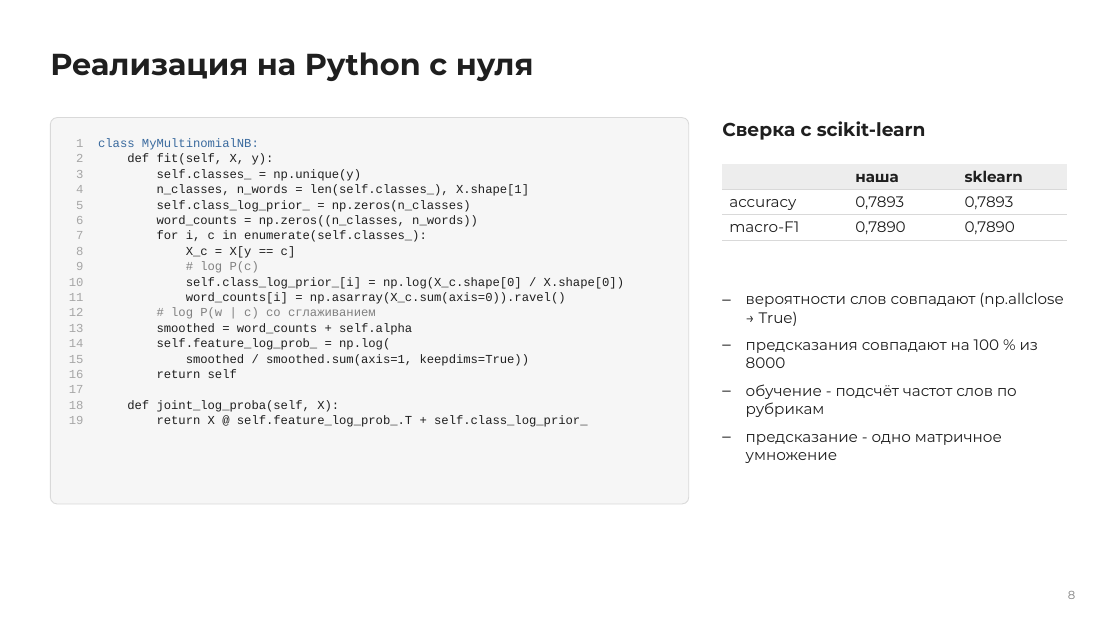
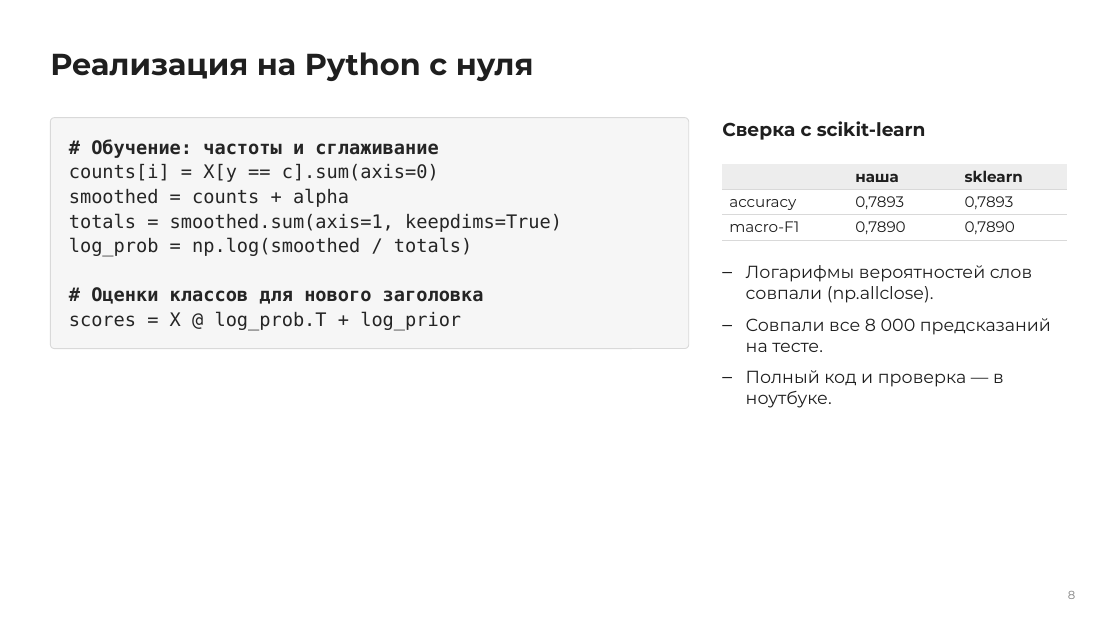
Before and after one commit to Graukern/ml-basics-naive-bayes, a slide deck: slide 8 of Наивный байесовский классификатор.pptx. Drawn at 1120x630 pixels with LibreOffice and Linux fonts; fonts in the diff are those of the drawing. Boxes give left, top, right and bottom in pixels: in the first picture for what was removed or moved away, otherwise in the second. Text is boxed around its words. In the diff, an @@ line names an element or a change of style, - is before the commit and + after.

Commit message:
docs: refine naive Bayes presentation and align benchmark chart

```diff
--- a/Наивный байесовский классификатор.pptx
+++ b/Наивный байесовский классификатор.pptx
@@ rounded rectangle: place and size @@
-rounded rectangle at box(50, 118, 689, 504)
+rounded rectangle at box(50, 118, 689, 349)
@@ text at box(69, 139, 562, 331): text changed; size 10.5 to 16 pt; font Courier New to DejaVu Sans Mono; text colour #1F1F1F to #252525 @@
-1 class MyMultinomialNB:
-2 def fit(self, X, y):
-3 self.classes_ = np.unique(y)
-4 n_classes, n_words = len(self.classes_), X.shape[1]
-5 self.class_log_prior_ = np.zeros(n_classes)
-6 word_counts = np.zeros((n_classes, n_words))
-7 for i, c in enumerate(self.classes_):
-8 X_c = X[y == c]
-9 # log P(c)
-10 self.class_log_prior_[i] = np.log(X_c.shape[0] / X.shape[0])
-11 word_counts[i] = np.asarray(X_c.sum(axis=0)).ravel()
-12 # log P(w | c) со сглаживанием
-13 smoothed = word_counts + self.alpha
-14 self.feature_log_prob_ = np.log(
-15 smoothed / smoothed.sum(axis=1, keepdims=True))
-16 return self
-17
-18 def joint_log_proba(self, X):
-19 return X @ self.feature_log_prob_.T + self.class_log_prior_
+# Обучение: частоты и сглаживание
+counts[i] = X[y == c].sum(axis=0)
+smoothed = counts + alpha
+totals = smoothed.sum(axis=1, keepdims=True)
+log_prob = np.log(smoothed / totals)
+# Оценки классов для нового заголовка
+scores = X @ log_prob.T + log_prior
@@ text at box(746, 265, 1051, 408): text changed; size 13 to 15 pt @@
-– вероятности слов совпадают (np.allclose → True)
-– предсказания совпадают на 100 % из 8000
-– обучение - подсчёт частот слов по рубрикам
-– предсказание - одно матричное умножение
+– Логарифмы вероятностей слов совпали (np.allclose).
+– Совпали все 8 000 предсказаний на тесте.
+– Полный код и проверка — в ноутбуке.
```
Also in this commit, not shown: 5 other slides changed, 3 other files.
